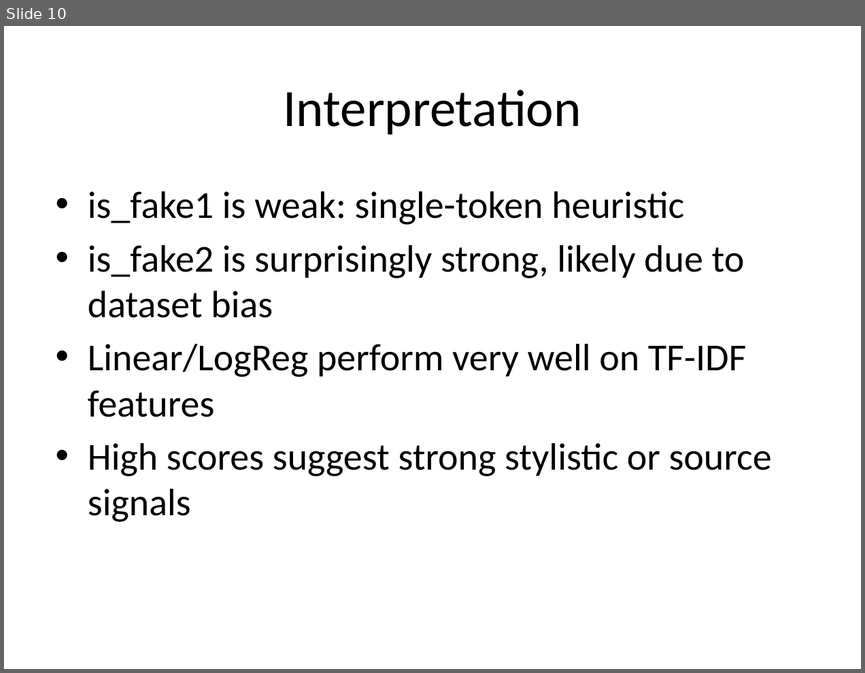
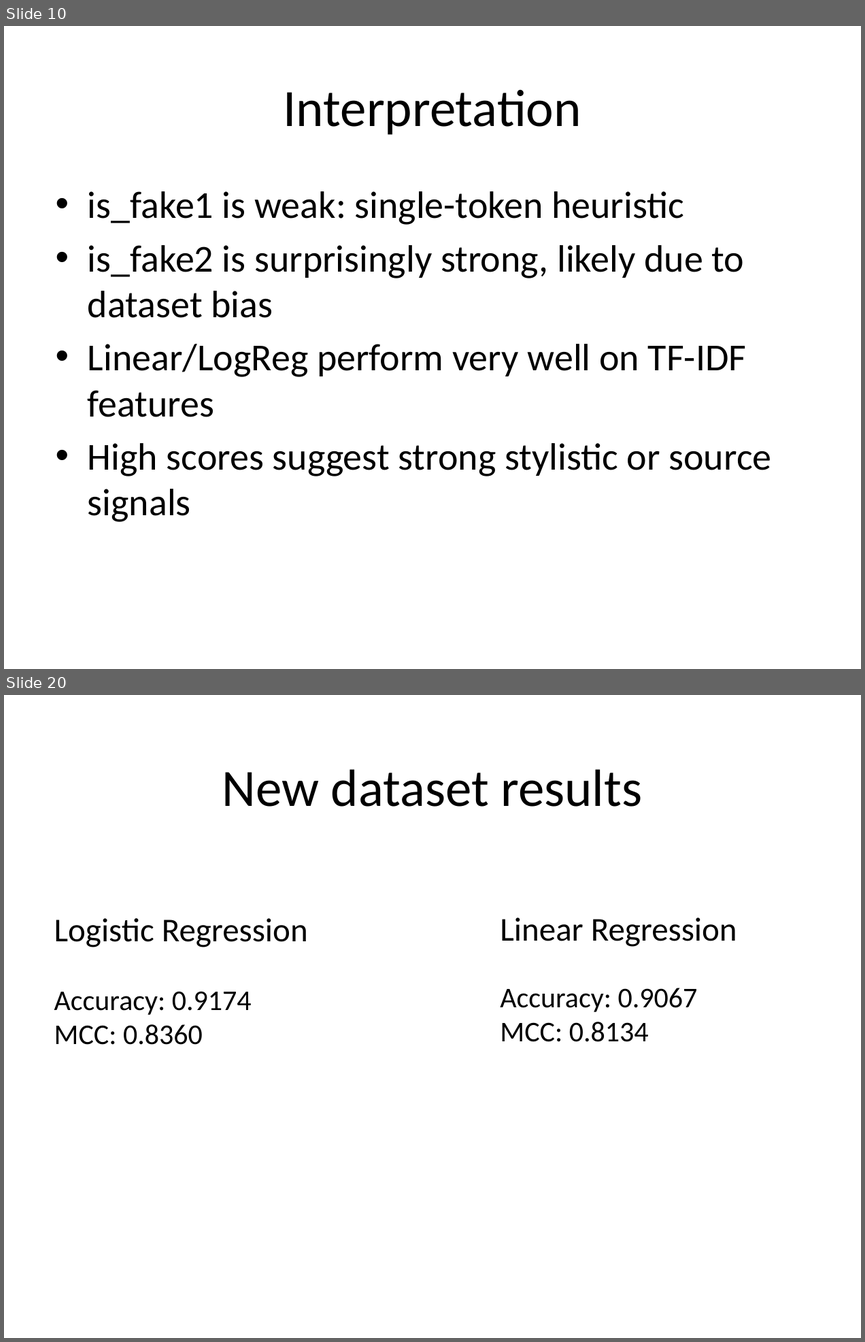
Before and after one commit to SebasN12/Fake-news-classifier, a slide deck: fake-news-classifier.pptx. Shown one above the other, each under a label of ours: slide 10 before the commit, slides 10 and 20 after it; the slides between them are not shown. The pictures are 865x673 and 865x1342 pixels, drawn with LibreOffice and Linux fonts; fonts in the diff are those of the drawing. Boxes give left, top, right and bottom in pixels: in the first picture for what was removed or moved away, otherwise in the second. Text is boxed around its words. In the diff, an @@ line names an element or a change of style, - is before the commit and + after.

```diff
--- a/fake-news-classifier.pptx
+++ b/fake-news-classifier.pptx
@@ slide 20 added at bbox=[4, 695, 861, 1338], background #FFFFFF @@
@@ text added at bbox=[222, 769, 642, 807], 44 pt, text #000000 @@
+New dataset results
@@ text added at bbox=[54, 918, 308, 947], 28 pt, text #000000 @@
+Logistic Regression
@@ text added at bbox=[500, 917, 737, 947], 28 pt, text #000000 @@
+Linear Regression
@@ text added at bbox=[54, 991, 252, 1045], 24 pt, text #000000 @@
+Accuracy: 0.9174
+MCC: 0.8360
@@ text added at bbox=[500, 987, 698, 1042], 24 pt, text #000000 @@
+Accuracy: 0.9067
+MCC: 0.8134
```
Also in this commit, not shown: 8 other slides added.
